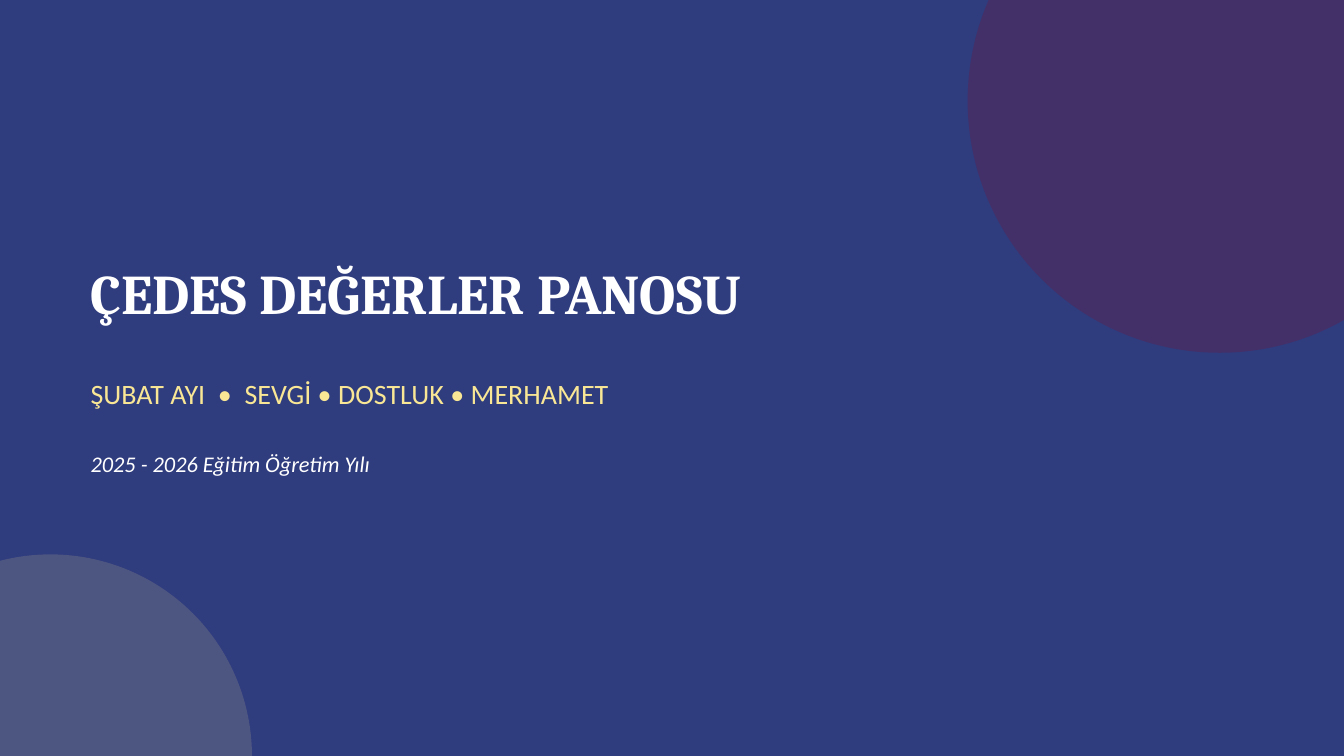
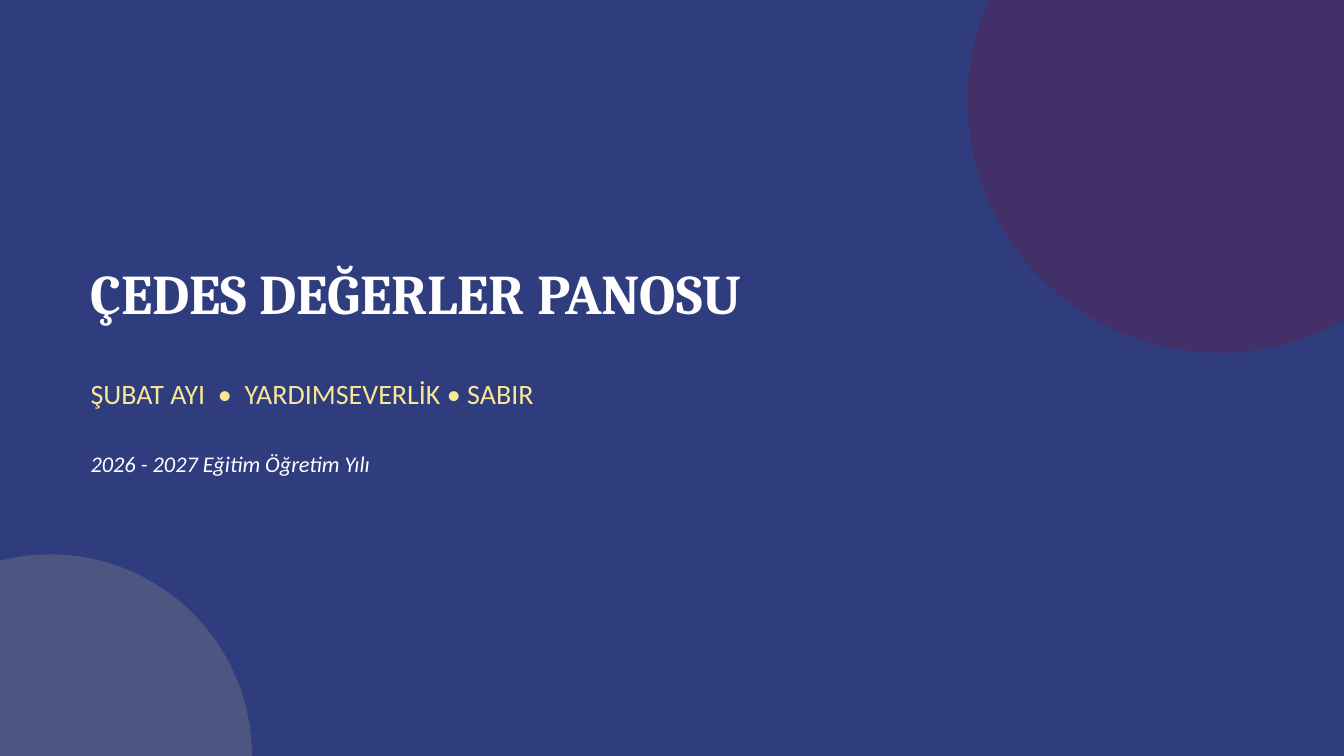
Before and after one commit to oogretmen1-tech/oogretmen1-tech.github.io, a slide deck: slide 1 of subat-cedes-pano.pptx. Drawn at 1344x756 pixels with LibreOffice and Linux fonts; fonts in the diff are those of the drawing. Boxes give left, top, right and bottom in pixels: in the first picture for what was removed or moved away, otherwise in the second. Text is boxed around its words. In the diff, an @@ line names an element or a change of style, - is before the commit and + after.

```diff
--- a/subat-cedes-pano.pptx
+++ b/subat-cedes-pano.pptx
@@ text at bbox=[91, 381, 533, 409]: text changed @@
-ŞUBAT AYI • SEVGİ • DOSTLUK • MERHAMET
+ŞUBAT AYI • YARDIMSEVERLİK • SABIR
@@ text at bbox=[91, 454, 370, 476]: text changed @@
-2025 - 2026 Eğitim Öğretim Yılı
+2026 - 2027 Eğitim Öğretim Yılı
```
Also in this commit, not shown: 2 other slides changed, 1 slide added, 2 slides removed, 40 other files.
